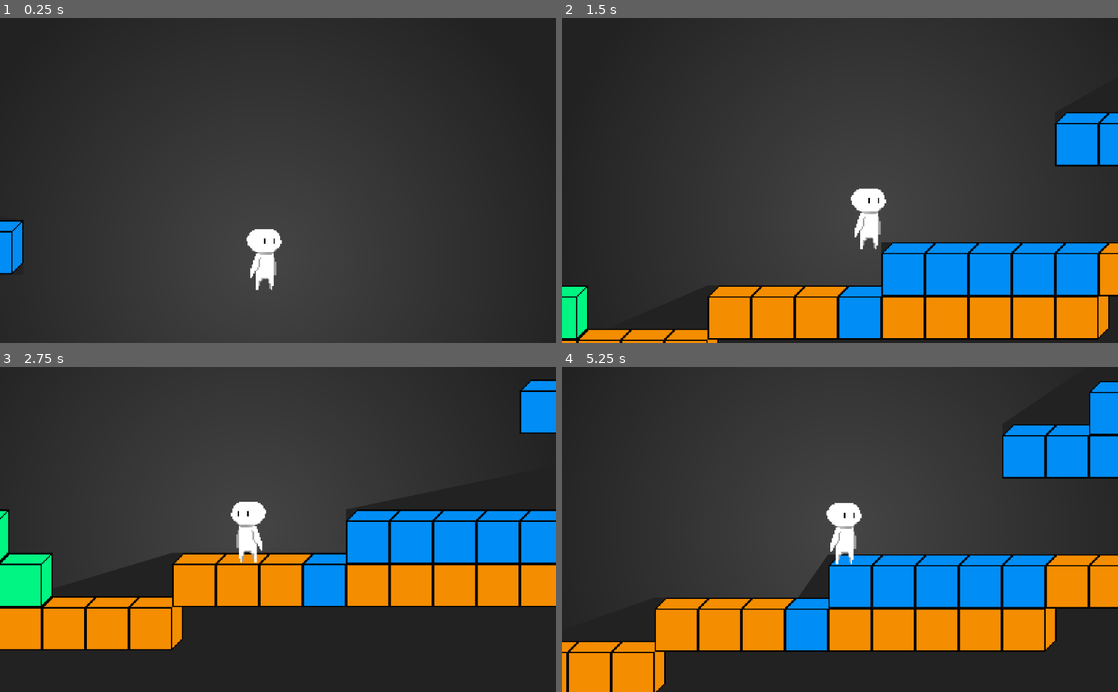
Above: before the commit, frames 1-4 (two rows, left to right).
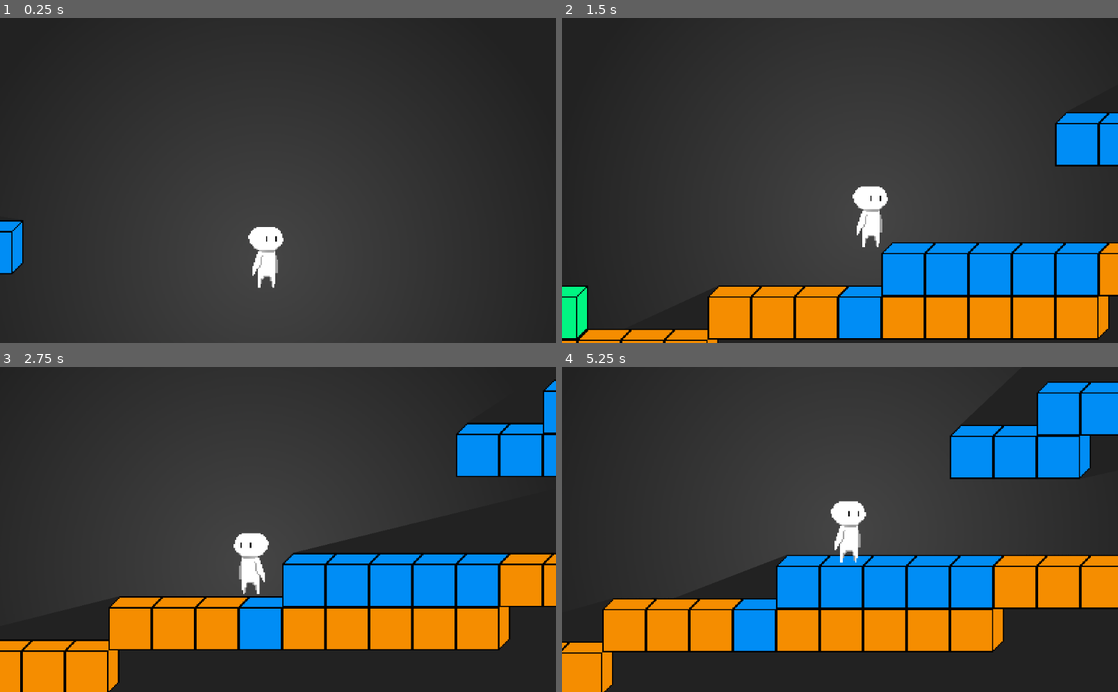
Above: after the commit, the same moments.

Repository: sSolal/GameJam
Game: Godot game, scene res://Main.tscn
The game is run twice, just before and just after one commit, with the same random seed, the same clock (stepped at 60 frames per second) and the same inputs.
Inputs:
- Up to frame 1 (0.25 s): no input
- Up to frame 2 (1.5 s): hold Right (ui_right) from 0.53 s (still down); tap Up (ui_up) at 0.77 s
- Up to frame 3 (2.75 s): tap Up (ui_up) at 1.52 s; release Right (ui_right) at 2.03 s; hold Left (ui_left) from 2.03 s (still down)
- Up to frame 4 (5.25 s): release Left (ui_left) at 2.78 s; hold Right (ui_right) 2.78-4.28 s; tap Up (ui_up) at 3.02, 3.77, 4.52 s; hold Left (ui_left) 4.28-5.03 s; hold Right (ui_right) from 5.03 s (still down)

The runs differ from the first frame. In frame 1, 0.3% of the frame differs, in the area x 44-51%, y 64-84%; in frame 2, 0.4%; in frame 3, 33%, in the area x 0-100%, y 3-100%; in frame 4, 17%.

Commit message:
Fixed collision for tilemap

Diff:
--- a/Main.tscn
+++ b/Main.tscn
@@ -1,7 +1,7 @@
 [gd_scene load_steps=4 format=2]
 
 [ext_resource path="res://Camera2D.gd" type="Script" id=1]
-[ext_resource path="res://Ressources/new_tileset.tres" type="TileSet" id=2]
+[ext_resource path="res://Ressources/tilesetfront.tres" type="TileSet" id=2]
 [ext_resource path="res://Player.tscn" type="PackedScene" id=3]
 
 [node name="Node" type="Node"]
--- a/Player.tscn
+++ b/Player.tscn
@@ -5,8 +5,8 @@
 [ext_resource path="res://Ressources/Character_pixel_test_2.png" type="Texture" id=3]
 
 [sub_resource type="CapsuleShape2D" id=1]
-radius = 6.75161
-height = 28.542
+radius = 10.3376
+height = 20.9135
 
 [node name="Player" type="KinematicBody2D"]
 script = ExtResource( 1 )
@@ -16,9 +16,10 @@
 shadow_enabled = true
 
 [node name="Body" type="Sprite" parent="."]
-position = Vector2( -0.610428, -1.70921 )
+position = Vector2( 0.777931, -3.30404 )
 texture = ExtResource( 3 )
 normal_map = ExtResource( 3 )
 
 [node name="CollisionShape2D" type="CollisionShape2D" parent="."]
+position = Vector2( 0.569572, 0.234953 )
 shape = SubResource( 1 )
--- a/Ressources/new_tileset.tres
+++ b/Ressources/tilesetfront.tres
@@ -3,22 +3,22 @@
 [ext_resource path="res://Ressources/tileMapBlocks.png" type="Texture" id=1]
 
 [sub_resource type="OccluderPolygon2D" id=1]
-polygon = PoolVector2Array( 0, 0, 40, 0, 40, 40, 0, 40 )
+polygon = PoolVector2Array( 0, 40, 0, 8, 8, 0, 40, 0, 40, 32, 32, 40 )
 
 [sub_resource type="ConvexPolygonShape2D" id=2]
-points = PoolVector2Array( 4, 4, 36, 4, 36, 36, 4, 36 )
+points = PoolVector2Array( 0, 4, 36, 4, 36, 40, 0, 40 )
 
 [sub_resource type="OccluderPolygon2D" id=3]
-polygon = PoolVector2Array( 0, 0, 40, 0, 40, 40, 0, 40 )
+polygon = PoolVector2Array( 0, 8, 8, 0, 40, 0, 40, 32, 32, 40, 0, 40 )
 
 [sub_resource type="ConvexPolygonShape2D" id=4]
-points = PoolVector2Array( 4, 4, 36, 4, 36, 36, 4, 36 )
+points = PoolVector2Array( 0, 4, 36, 4, 36, 40, 0, 40 )
 
 [sub_resource type="OccluderPolygon2D" id=5]
-polygon = PoolVector2Array( 0, 0, 40, 0, 40, 40, 0, 40 )
+polygon = PoolVector2Array( 0, 40, 0, 8, 8, 0, 40, 0, 40, 32, 32, 40 )
 
 [sub_resource type="ConvexPolygonShape2D" id=6]
-points = PoolVector2Array( 4, 4, 36, 4, 36, 36, 4, 36 )
+points = PoolVector2Array( 0, 40, 0, 4, 36, 4, 36, 40 )
 
 [resource]
 0/name = "tileMapBlocks.png 0"
